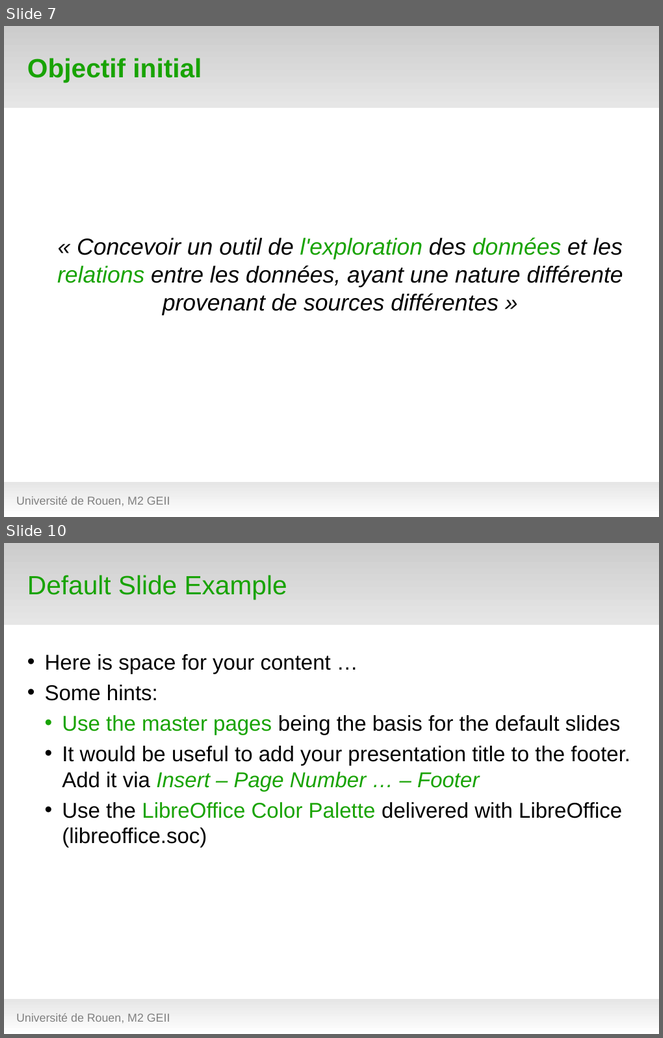
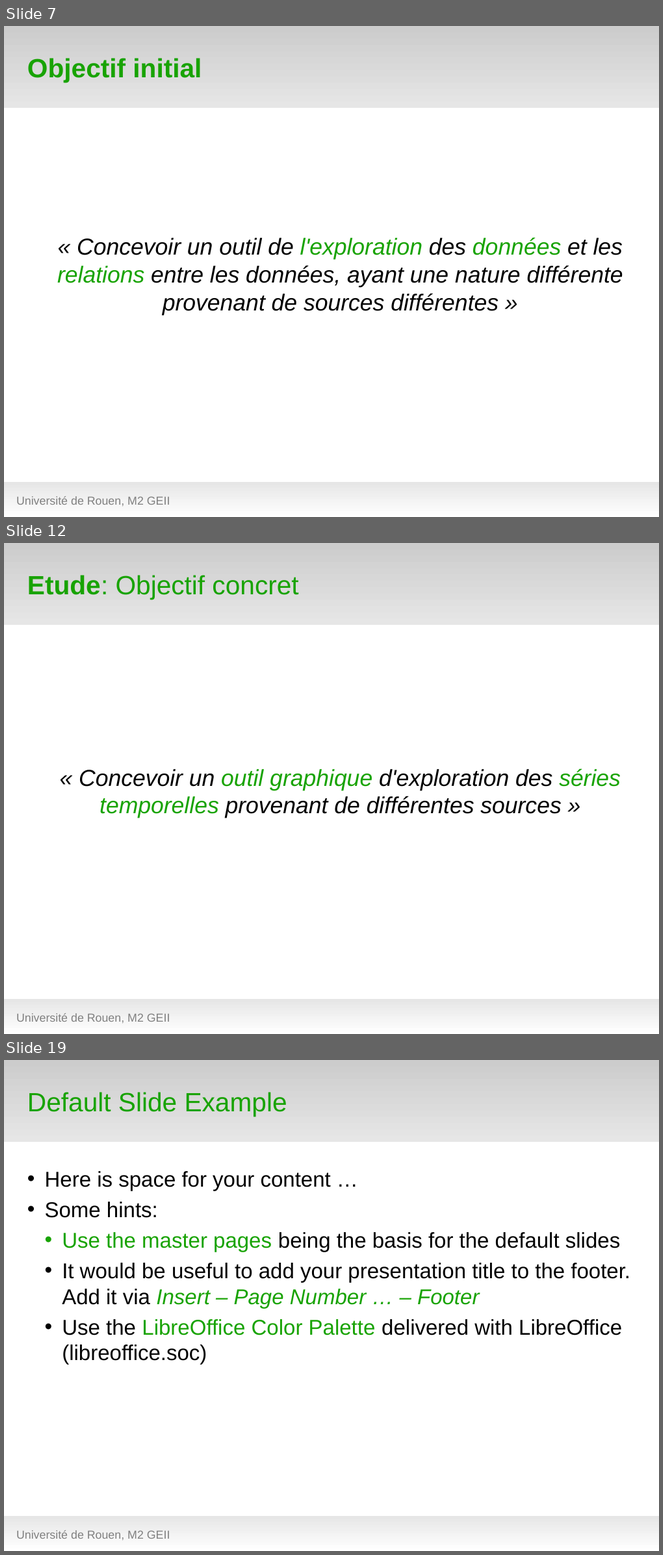
Before and after one commit to hanzenok/dataexp, a slide deck: presentation/test_green5.odp. Shown one above the other, each under a label of ours: slides 7 and 10 before the commit, slides 7, 12 and 19 after it; the slides between them are not shown. The pictures are 663x1038 and 663x1555 pixels, drawn with LibreOffice and Linux fonts; fonts in the diff are those of the drawing; background and template pictures are left out. Boxes give left, top, right and bottom in pixels: in the first picture for what was removed or moved away, otherwise in the second. Text is boxed around its words. In the diff, an @@ line names an element or a change of style, - is before the commit and + after.

```diff
--- a/presentation/test_green5.odp
+++ b/presentation/test_green5.odp
@@ slide 12 added at (x1=4, y1=543, x2=659, y2=1034), background #FFFFFF; not listed: 2 template elements that a slide beside it also shows @@
@@ title added at (x1=27, y1=575, x2=298, y2=599), 32 pt, text #18A303 @@
+Etude: Objectif concret
@@ text added at (x1=79, y1=769, x2=621, y2=819), 28 pt, text #000000, italic @@
+« Concevoir un outil graphique d'exploration des séries temporelles provenant de différentes sources »
@@ text added at (x1=16, y1=1014, x2=170, y2=1023), 14 pt, text #808080 @@
+Université de Rouen, M2 GEII
@@ what was slide 10 is now slide 19 @@
```
Also in this commit, not shown: 2 slides changed, 9 other slides added, 1 slide removed, 13 other files.
